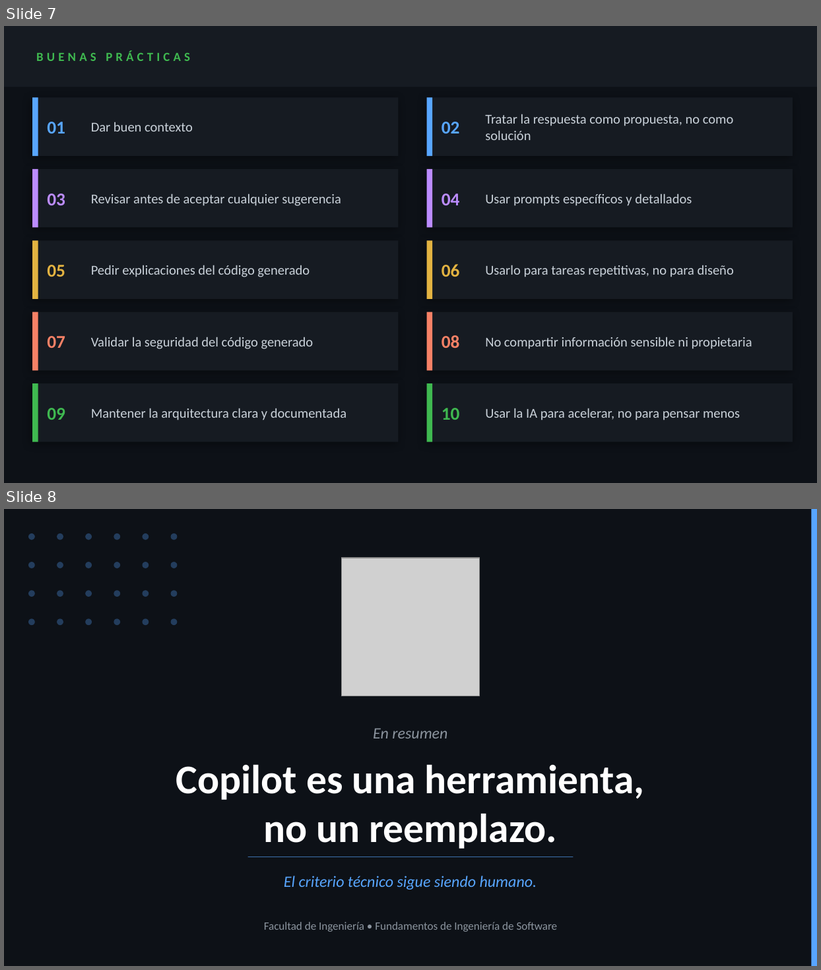
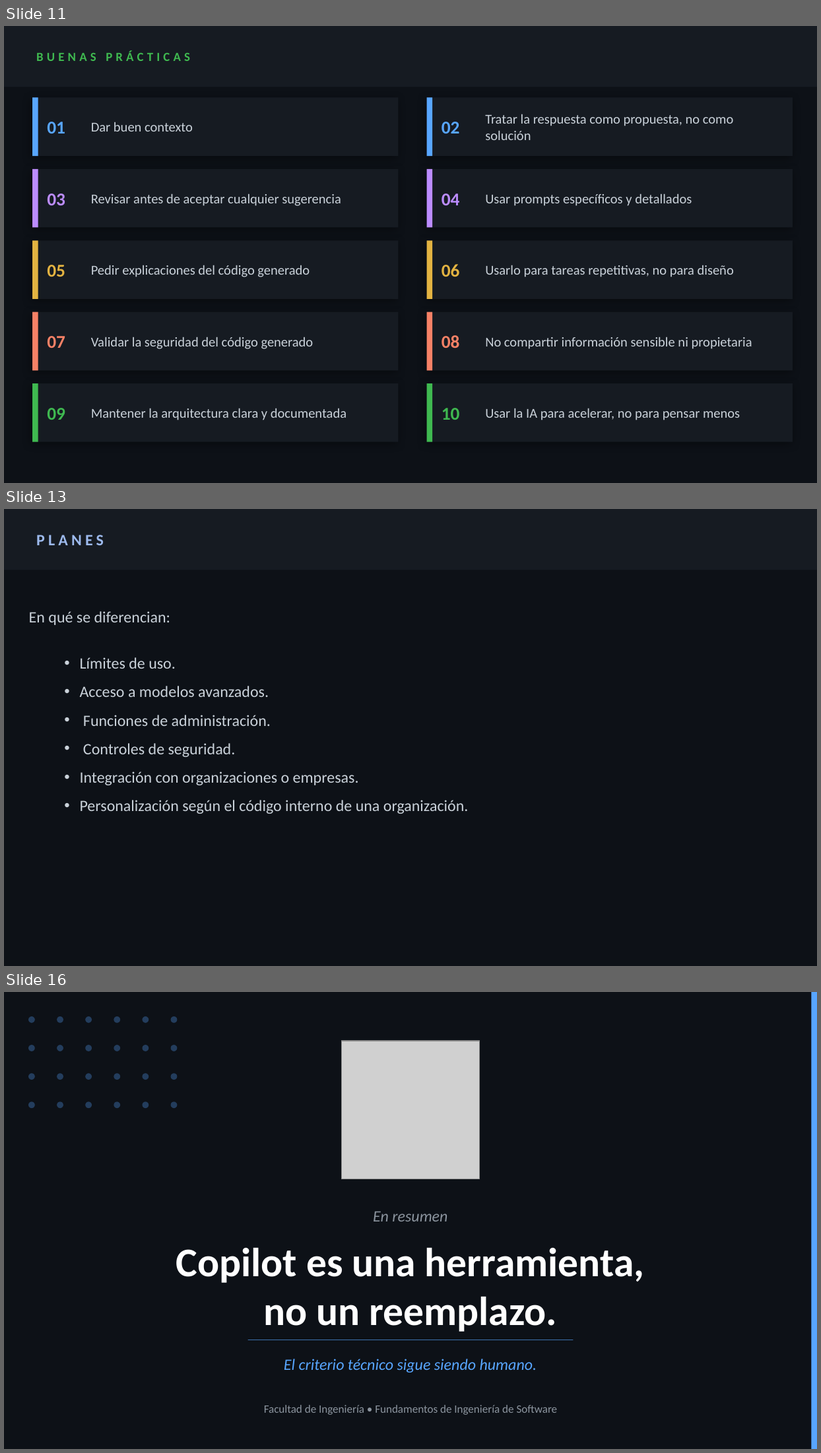
Before and after one commit to luciaviera/investigacion-GtiHubCopilot-FIS, a slide deck: presentacion.pptx. Shown one above the other, each under a label of ours: slides 7 and 8 before the commit, slides 11, 13 and 16 after it; the slides between them are not shown. The pictures are 821x970 and 821x1453 pixels, drawn with LibreOffice and Linux fonts; fonts in the diff are those of the drawing; grey boxes stand for pictures. Boxes give left, top, right and bottom in pixels: in the first picture for what was removed or moved away, otherwise in the second. Text is boxed around its words. In the diff, an @@ line names an element or a change of style, - is before the commit and + after.

```diff
--- a/presentacion.pptx
+++ b/presentacion.pptx
@@ slide 13 added at [4,509,817,966], background #0D1117 @@
@@ rectangle added at [4,509,817,570], fill #161B22 @@
@@ text added at [36,535,104,545], 14 pt, text #9DBAED, bold @@
+PLANES
@@ text added at [29,611,170,625], 14 pt, text #C9D1D9 @@
+En qué se diferencian:
@@ text added at [80,657,469,814], 14 pt, text #C9D1D9 @@
+• Límites de uso.
+• Acceso a modelos avanzados.
+• Funciones de administración.
+• Controles de seguridad.
+• Integración con organizaciones o empresas.
+• Personalización según el código interno de una organización.
@@ what was slide 7 is now slide 11 @@
@@ what was slide 8 is now slide 16 @@
```
Also in this commit, not shown: 1 slide changed, 10 other slides added, 2 slides removed.
